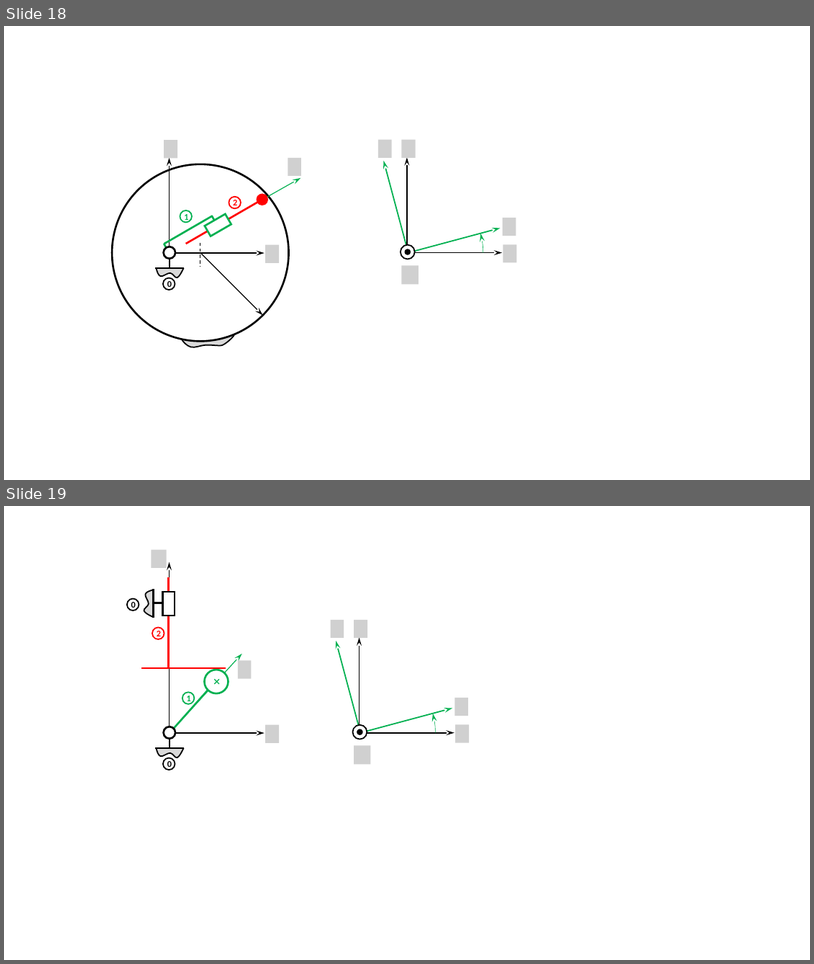
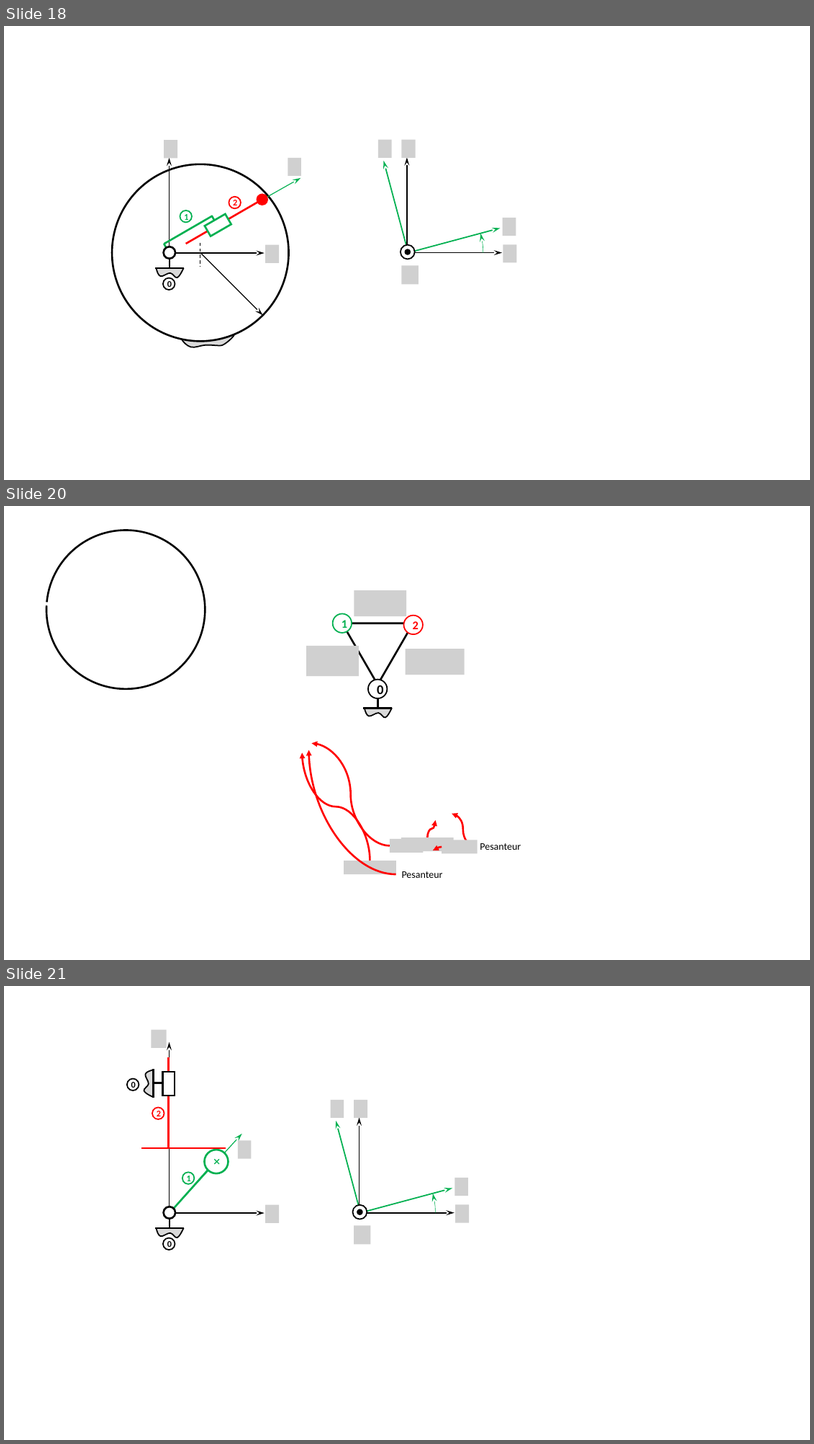
Before and after one commit to xpessoles/ExercicesCompetences, a slide deck: MecanismesDeBase/Figures.pptx. Shown one above the other, each under a label of ours: slides 18 and 19 before the commit, slides 18, 20 and 21 after it; the slides between them are not shown. The pictures are 814x964 and 814x1444 pixels, drawn with LibreOffice and Linux fonts; fonts in the diff are those of the drawing; grey boxes stand for pictures; background and template pictures are left out. Boxes give left, top, right and bottom in pixels: in the first picture for what was removed or moved away, otherwise in the second. Text is boxed around its words. In the diff, an @@ line names an element or a change of style, - is before the commit and + after.

```diff
--- a/MecanismesDeBase/Figures.pptx
+++ b/MecanismesDeBase/Figures.pptx
@@ slide 20 added at box(4, 506, 810, 960), background #FFFFFF @@
@@ arc (boxed as its full ellipse) added at box(46, 530, 205, 689), outline #000000 2.25 pt @@
@@ picture added at box(354, 591, 407, 617) @@
@@ ellipse added at box(333, 614, 352, 633), fill #FFFFFF, outline #00B050 1.5 pt, 14 pt, text #00B050, bold @@
+1
@@ triangle added at box(342, 623, 413, 685), outline #000000 2.25 pt @@
@@ ellipse added at box(404, 615, 422, 634), fill #FFFFFF, outline #FF0000 1.5 pt, 14 pt, text #FF0000, bold @@
+2
@@ picture added at box(306, 646, 359, 676) @@
@@ picture added at box(406, 649, 465, 674) @@
@@ ellipse added at box(368, 679, 387, 698), fill #FFFFFF, outline #000000 1.5 pt, 16 pt, text #000000, bold @@
+0
@@ line added from (378, 698) to (378, 708), #000000 2.25 pt @@
@@ line added from (392, 708) to (363, 708), #000000 2.25 pt @@
@@ freeform shape added at box(365, 708, 392, 717), fill #D9D9D9, outline #000000 1.5 pt @@
@@ curved arrow added from (390, 845) to (312, 743), #FF0000 2.25 pt @@
@@ curved arrow added from (370, 860) to (302, 753), #FF0000 2.25 pt @@
@@ curved arrow added from (396, 874) to (309, 750), #FF0000 2.25 pt @@
@@ curved arrow added from (427, 837) to (436, 820), #FF0000 2.25 pt @@
@@ curved arrow added from (475, 846) to (453, 813), #FF0000 2.25 pt @@
@@ picture added at box(390, 839, 423, 852) @@
@@ picture added at box(401, 837, 454, 852) @@
@@ curved arrow added from (442, 847) to (433, 850), #FF0000 2.25 pt @@
@@ picture added at box(442, 840, 478, 854) @@
@@ text added at box(480, 843, 521, 849), 12 pt, text #000000 @@
+Pesanteur
@@ picture added at box(344, 860, 396, 875) @@
@@ text added at box(402, 871, 443, 878), 12 pt, text #000000 @@
+Pesanteur
@@ what was slide 19 is now slide 21 @@
```
Also in this commit, not shown: 1 other slide added, 9 other files.
